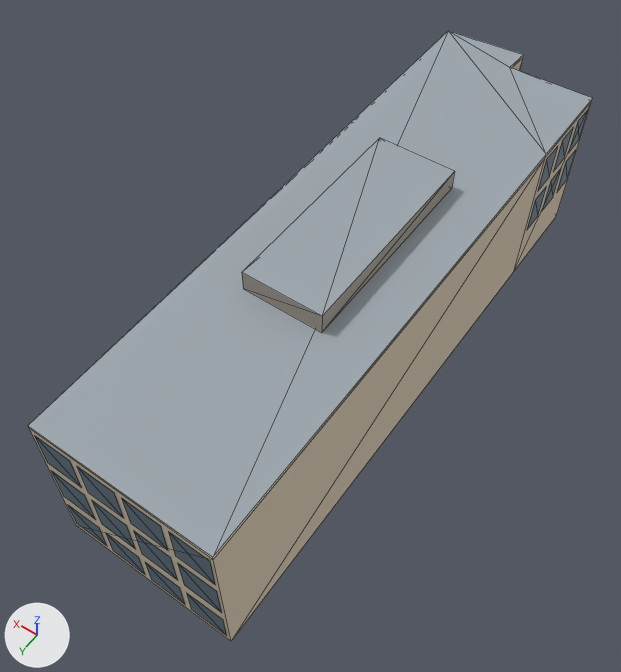
The glTF model models/dc-au-sports-center-annex.glb, before and after one commit.
The view is the same before and after, from a camera (50 mm lens) standing at (-26.3, 43.6, 66.3) and looking at (1.3, 4.9, 5.6). The axes (+X, +Y, +Z) are drawn at lower left. The lights are the same throughout. The picture after the commit comes second. Mesh edges are drawn as thin lines. Vertices at exactly the same position are counted once.

Names of what the first picture shows: 'Sports Center Annex'.
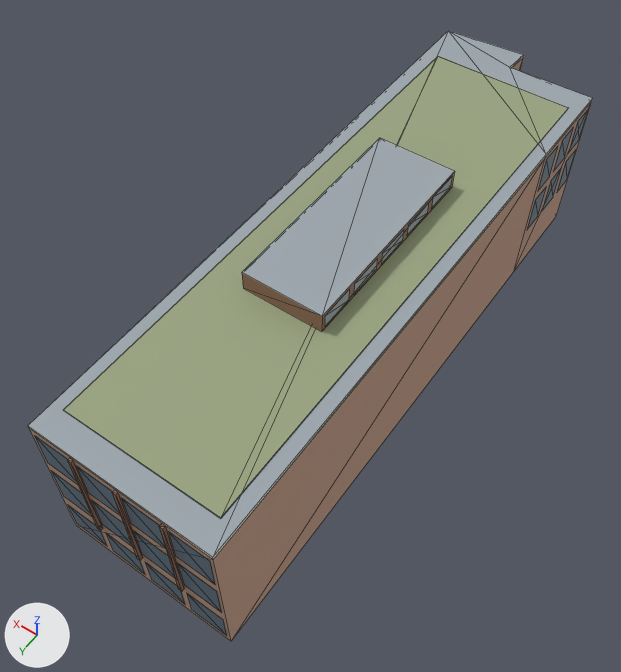
Commit message: Refine Sports Center Annex

What differs and where, as boxes [x1, y1, x2, y2] in the pictures (621 x 672 px):
'Sports Center Annex', recoloured, reshaped
    both: [28, 31, 593, 641]
part 1 of me_sports_center_annex, built on
    after: [325, 176, 453, 326]
part 2 of me_sports_center_annex, added
    after: [63, 56, 568, 591]
part 3 of me_sports_center_annex, recoloured
    both: [242, 171, 455, 332]

The change, as a list of edits to the scene's bpy script:
```text
Change mat_campus_masonry:
    mat_campus_masonry.base_color: (0.715, 0.612, 0.465) -> (0.536, 0.334, 0.239)  # beige #dccdb6 -> beige #c19c86
Add mat_weathered_brick:
    mat_weathered_brick = principled_material('weathered-brick')
    mat_weathered_brick.base_color = (0.32, 0.177, 0.111)  # brown #99755e
    mat_weathered_brick.roughness = 0.85
Add mat_planted_roof:
    mat_planted_roof = principled_material('planted-roof')
    mat_planted_roof.base_color = (0.325, 0.374, 0.22)  # greyish green #9aa581
    mat_planted_roof.roughness = 0.85
Change me_sports_center_annex:
    used by ob_sports_center_annex; location = (0.0, 0.0, 0.0)
    remove me_sports_center_annex.from_pydata(...)  # 149 vertices, 103 faces; spans x -8.5..8.5, y -30.4..29.1, z 0.0..17.5
    add me_sports_center_annex.from_pydata(...)  # 237 vertices, 183 faces; spans x -8.5..8.5, y -31.0..29.3, z 0.0..17.5
    me_sports_center_annex part 1
    4 vertices in x -3.8..3.8, y -9.0..10.5, z 15.5 move by (0.0, 0.0, 0.1)
    20 vertices are added at x -3.8..3.8, y -8.7..6.9, z 15.9..17.2
    20 new vertices lie (0.0, 3.3, 0.0) away from vertices in x -3.8..3.8, y -8.7..6.9, z 15.9..17.2
    20 new faces join them, mat_roof (grey #9ea8af)
    me_sports_center_annex part 2
    48 vertices are added at x -7.2..8.1, y -31.0..29.3, z 4.3..15.6
    8 new faces join them, mat_roof (grey #9ea8af)
    50 new faces join them, mat_weathered_brick (brown #99755e)
    2 new faces join them, mat_planted_roof (greyish green #9aa581)
    me_sports_center_annex part 3: 8 faces spanning x -3.8..3.8, y -9.0..10.5, z 15.6..17.5 switch from mat_acoustic_screen (grey #a69d91) to mat_weathered_brick (brown #99755e)
    add me_sports_center_annex.materials.append(mat_planted_roof)  # greyish green #9aa581
```
